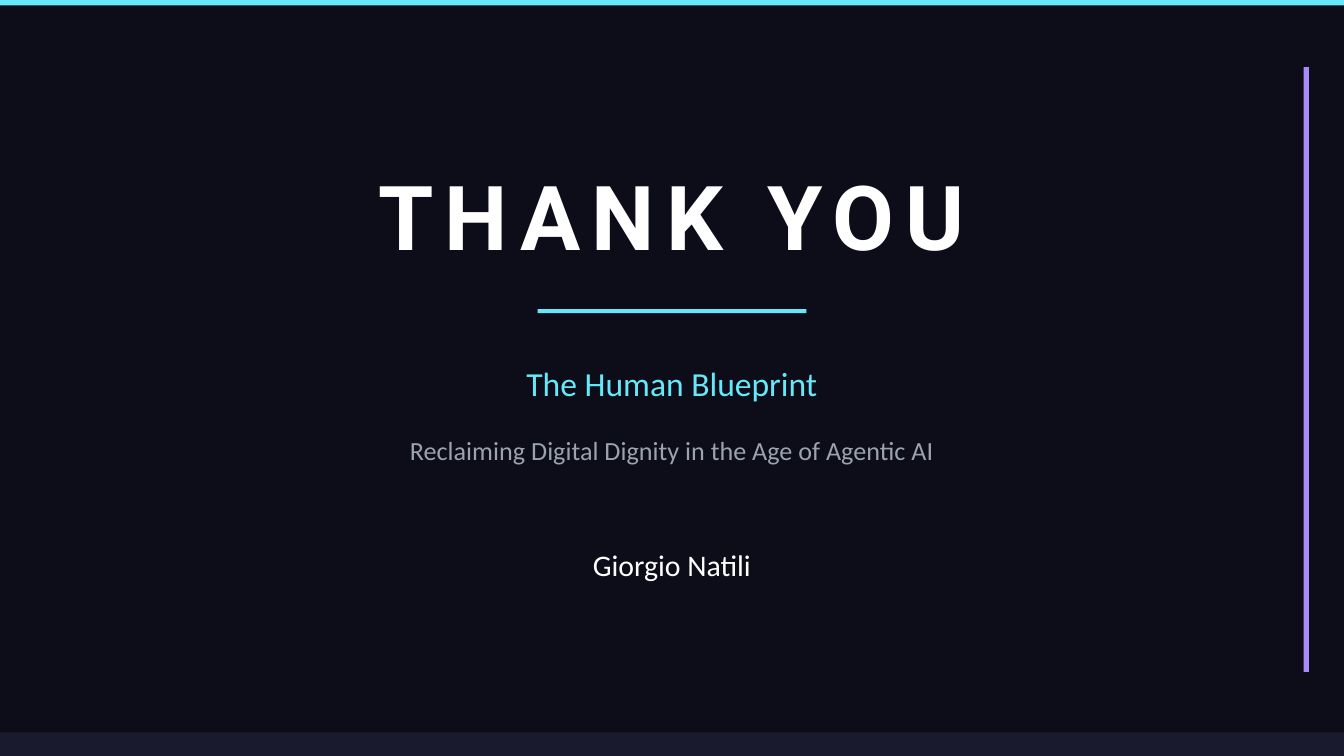
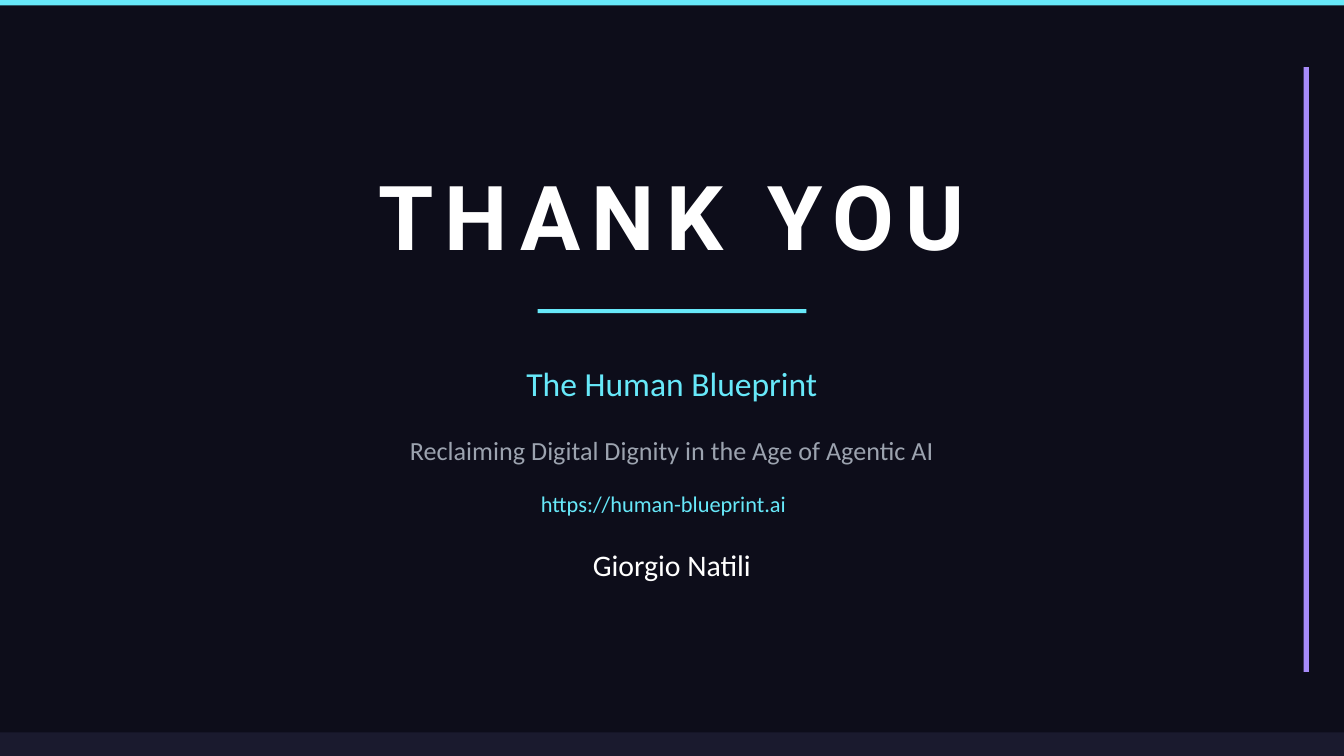
Before and after one commit to GiorgioNatili/human-blueprint, a slide deck: slide 40 of client/public/assets/The_Human_Blueprint.pptx. Drawn at 1344x756 pixels with LibreOffice and Linux fonts; fonts in the diff are those of the drawing. Boxes give left, top, right and bottom in pixels: in the first picture for what was removed or moved away, otherwise in the second. Text is boxed around its words. In the diff, an @@ line names an element or a change of style, - is before the commit and + after.

Commit message:
Update The Human Blueprint presentation

```diff
--- a/client/public/assets/The_Human_Blueprint.pptx
+++ b/client/public/assets/The_Human_Blueprint.pptx
@@ text added at bbox=[541, 496, 786, 516], 12 pt, text #67E8F9 @@
+https://human-blueprint.ai
```
Also in this commit, not shown: 3 other slides changed.
